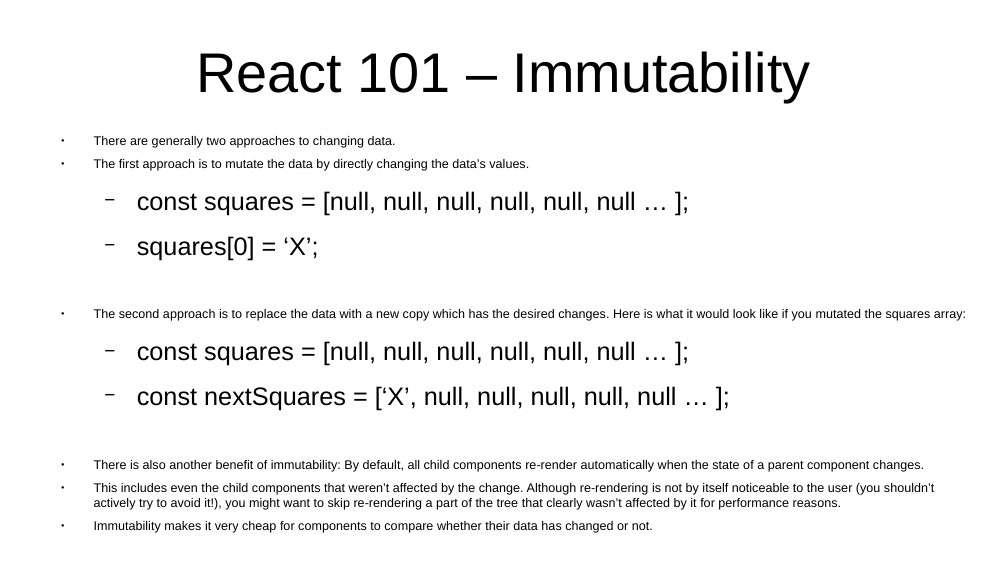
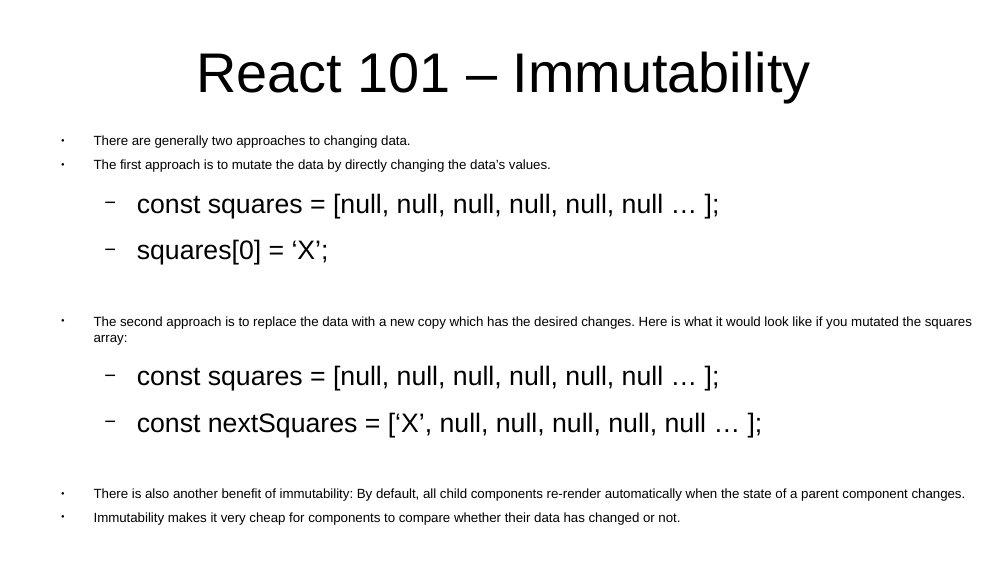
Before and after one commit to marcus-yeagle/react-tutorial, a slide deck: slide 29 of React 101.pptx. Drawn at 1008x567 pixels with LibreOffice and Linux fonts; fonts in the diff are those of the drawing. Boxes give left, top, right and bottom in pixels: in the first picture for what was removed or moved away, otherwise in the second. Text is boxed around its words. In the diff, an @@ line names an element or a change of style, - is before the commit and + after.

Commit message:
pptx update4

```diff
--- a/React 101.pptx
+++ b/React 101.pptx
@@ text "There are generally two approaches ..." at <box>94,135,972,525</box>: size 9.9 to 10.5 pt in "There are generally two approaches to changing ...", "The first approach is to mutate the ...", "The second approach is to replace the ...", "There is also another benefit of immutability: ..." and 1 more places; size 19.9 to 21 pt in "const squares = [null, null, null, null, ...", "squares[0] = ‘X’;", "const squares = [null, null, null, null, ...", "const nextSquares = [‘X’, null, null, null, ..." @@
@@ text at <box>94,483,934,510</box>: paragraph removed @@
-● This includes even the child components that weren’t affected by the change. Although re-rendering is not by itself noticeable to the user (you shouldn’t actively try to avoid it!), you might want to skip re-rendering a part of the tree that clearly wasn’t affected by it for performance reasons.
```
Also in this commit, not shown: 1 other file.
